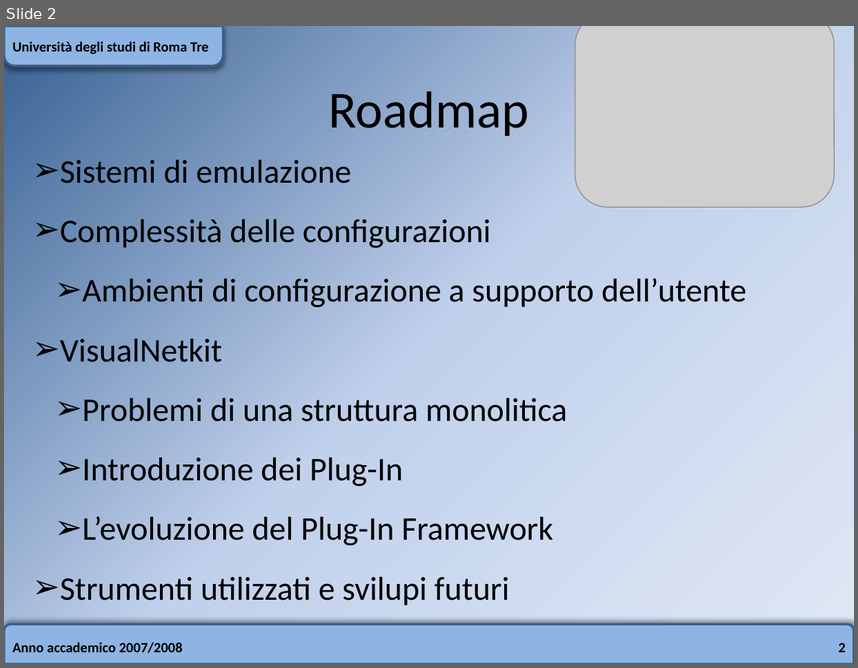
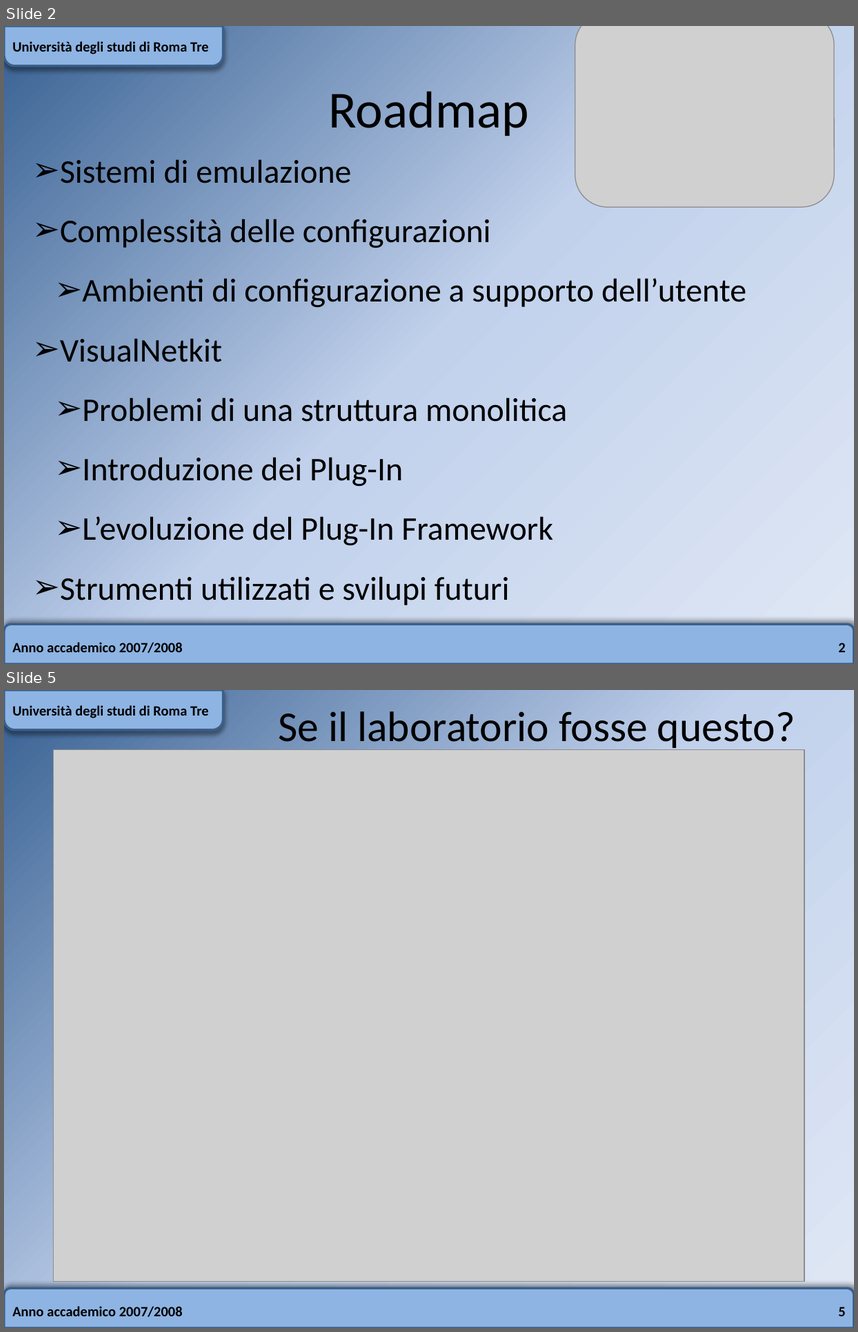
Before and after one commit to slux83/visual-netkit, a slide deck: thesis_adf/presentazione_tesi/presentazione.pptx. Shown one above the other, each under a label of ours: slide 2 before the commit, slides 2 and 5 after it; the slides between them are not shown. The pictures are 858x668 and 858x1332 pixels, drawn with LibreOffice and Linux fonts; fonts in the diff are those of the drawing; grey boxes stand for pictures. Boxes give left, top, right and bottom in pixels: in the first picture for what was removed or moved away, otherwise in the second. Text is boxed around its words. In the diff, an @@ line names an element or a change of style, - is before the commit and + after.

```diff
--- a/thesis_adf/presentazione_tesi/presentazione.pptx
+++ b/thesis_adf/presentazione_tesi/presentazione.pptx
@@ slide 5 added at (x1=4, y1=690, x2=854, y2=1328), background gradient #376092 to #C2D1ED to #E1E8F5; not listed: 2 template elements that a slide beside it also shows @@
@@ text added at (x1=12, y1=705, x2=209, y2=718), 12 pt, text #000000, bold @@
+Università degli studi di Roma Tre
@@ title added at (x1=278, y1=711, x2=795, y2=751), 36 pt, text #000000 @@
+Se il laboratorio fosse questo?
@@ picture added at (x1=53, y1=749, x2=804, y2=1281) @@
@@ text added at (x1=12, y1=1305, x2=183, y2=1317), 12 pt, text #000000, bold @@
+Anno accademico 2007/2008
@@ page number added at (x1=838, y1=1306, x2=845, y2=1316), 12 pt, text #000000, bold @@
+5
```
Also in this commit, not shown: 2 slides changed, 5 other slides added.
